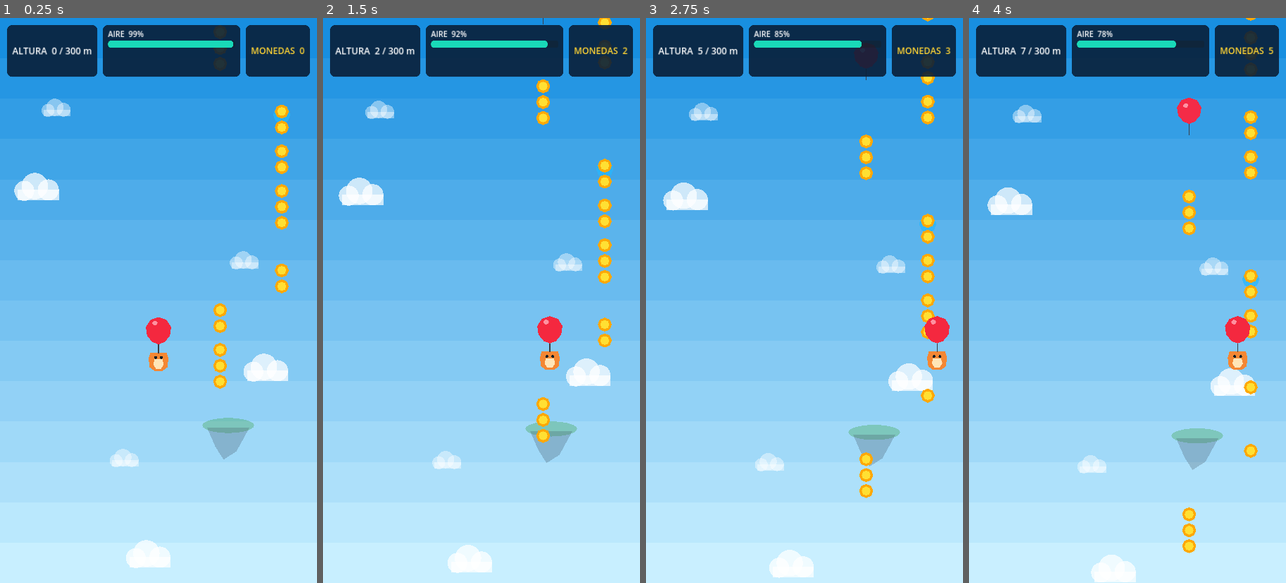
Above: before the commit, frames 1-4 (left to right).
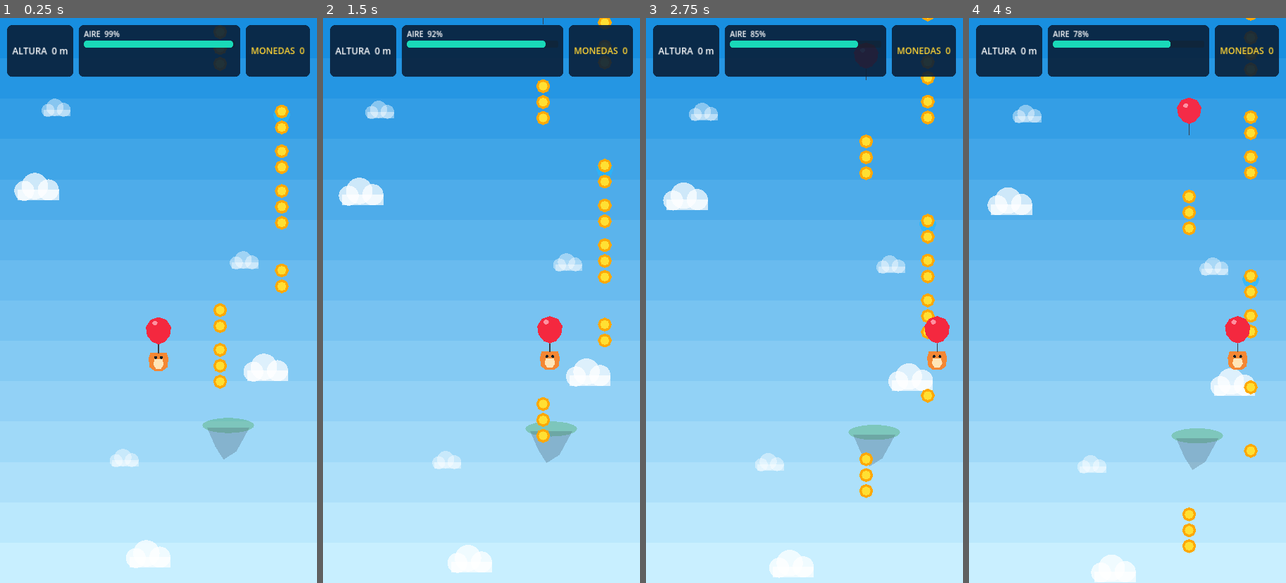
Above: after the commit, the same moments.

Repository: Mauroz10/floppy
Game: Godot game, scene res://scenes/main/main.tscn
Same seed, same stepped clock (60 frames per second), same inputs: the game is played once before the commit and once after it.
Inputs (mouse positions are in pixels of both pictures, inside the frame that each line leads up to):
- Up to frame 1 (0.25 s): no input
- Up to frame 2 (1.5 s): move the mouse to (551, 272) at 0.52 s; hold D 0.53-1.25 s; click (551, 272) at 0.67 s; drag from (418, 328) to (541, 390) at 1.27 s
- Up to frame 3 (2.75 s): move the mouse to (836, 176) at 2.02 s; hold D from 2.03 s (still down)
- Up to frame 4 (4 s): release D at 2.75 s; drag from (1111, 413) to (1187, 475) at 2.77 s; move the mouse to (1222, 385) at 3.52 s; hold A from 3.53 s (still down)

The runs differ from the first frame. In frame 1, 0.6% of the frame differs, in the area x 18-74%, y 1-11%; in frame 2, 0.7%; in frame 3, 0.7%; in frame 4, 0.7%, in the area x 16-97%, y 1-11%.
Error after the commit: Invalid assignment of property or key 'visible' with value of type 'bool' on a base object of type 'null instance'. (res://scripts/ui/hud.gd:37)

Commit message:
Add mobile movement controls to HUD

Diff:
--- a/scripts/ui/hud.gd
+++ b/scripts/ui/hud.gd
@@ -10,6 +10,10 @@
 @onready var fall_warning: PanelContainer = %FallWarning
 @onready var fall_label: Label = %FallLabel
 
+@onready var move_controls: Control = %MoveControls
+@onready var left_move_button: Button = %LeftMoveButton
+@onready var right_move_button: Button = %RightMoveButton
+
 @onready var death_panel: Control = %DeathPanel
 @onready var death_title: Label = %DeathTitle
 @onready var death_stats: Label = %DeathStats
@@ -30,6 +34,7 @@
 	death_panel.visible = false
 	fall_warning.visible = false
 	low_air_label.visible = false
+	move_controls.visible = true
 
 	GameManager.altitude_changed.connect(
 		_on_altitude_changed
@@ -55,8 +60,28 @@
 		_on_run_finished
 	)
 
+	left_move_button.button_down.connect(
+		_on_left_move_button_down
+	)
+
+	left_move_button.button_up.connect(
+		_on_left_move_button_up
+	)
+
+	right_move_button.button_down.connect(
+		_on_right_move_button_down
+	)
+
+	right_move_button.button_up.connect(
+		_on_right_move_button_up
+	)
+
 	_on_altitude_changed(0.0)
 	_on_coins_changed(0)
+
+
+func _exit_tree() -> void:
+	_release_movement_inputs()
 
 
 func bind_player(target: PlayerController) -> void:
@@ -110,10 +135,52 @@
 	)
 
 
+# ============================================================
+# CONTROLES MÓVILES
+# ============================================================
+
+func _on_left_move_button_down() -> void:
+	Input.action_press(
+		"move_left"
+	)
+
+
+func _on_left_move_button_up() -> void:
+	Input.action_release(
+		"move_left"
+	)
+
+
+func _on_right_move_button_down() -> void:
+	Input.action_press(
+		"move_right"
+	)
+
+
+func _on_right_move_button_up() -> void:
+	Input.action_release(
+		"move_right"
+	)
+
+
+func _release_movement_inputs() -> void:
+	Input.action_release(
+		"move_left"
+	)
+
+	Input.action_release(
+		"move_right"
+	)
+
+
+# ============================================================
+# ALTURA
+# ============================================================
+
 func _on_altitude_changed(
 	altitude: float
 ) -> void:
-	var meters := int(
+	var meters: int = int(
 		floor(altitude)
 	)
 
@@ -126,6 +193,10 @@
 	)
 
 
+# ============================================================
+# MONEDAS
+# ============================================================
+
 func _on_coins_changed(
 	coins: int
 ) -> void:
@@ -135,11 +206,15 @@
 	)
 
 
+# ============================================================
+# AIRE
+# ============================================================
+
 func _on_air_changed(
 	current: float,
 	maximum: float
 ) -> void:
-	var ratio := 0.0
+	var ratio: float = 0.0
 
 	if maximum > 0.0:
 		ratio = current / maximum
@@ -176,6 +251,10 @@
 	low_air_label.visible = false
 
 
+# ============================================================
+# CAÍDA
+# ============================================================
+
 func _on_fall_started() -> void:
 	fall_warning.visible = true
 	low_air_label.visible = false
@@ -195,9 +274,17 @@
 	)
 
 
+# ============================================================
+# MUERTE / REVIVE
+# ============================================================
+
 func _on_death_pending(
 	_can_revive: bool
 ) -> void:
+	_release_movement_inputs()
+
+	move_controls.visible = false
+
 	fall_warning.visible = false
 	low_air_label.visible = false
 
@@ -225,6 +312,7 @@
 
 	revive_button.visible = true
 	revive_button.disabled = false
+
 	revive_button.text = (
 		"VER VIDEO Y REVIVIR"
 	)
@@ -234,9 +322,13 @@
 
 
 func _on_revive_granted() -> void:
+	_release_movement_inputs()
+
 	death_panel.visible = false
 	fall_warning.visible = false
 	low_air_label.visible = false
+
+	move_controls.visible = true
 
 	status_label.text = ""
 
@@ -258,6 +350,10 @@
 	coins: int,
 	best_height: float
 ) -> void:
+	_release_movement_inputs()
+
+	move_controls.visible = false
+
 	fall_warning.visible = false
 	low_air_label.visible = false
 
